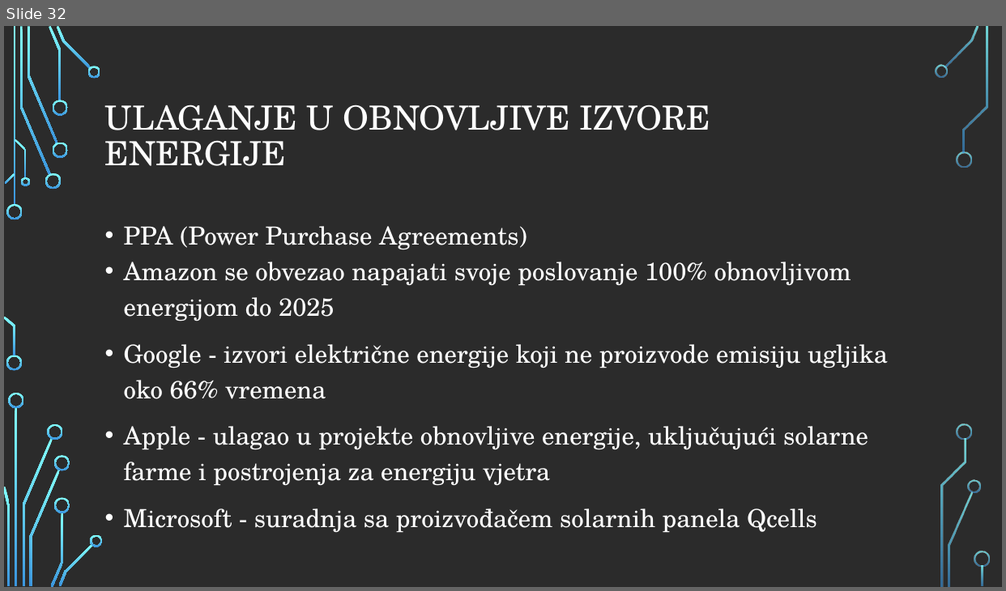
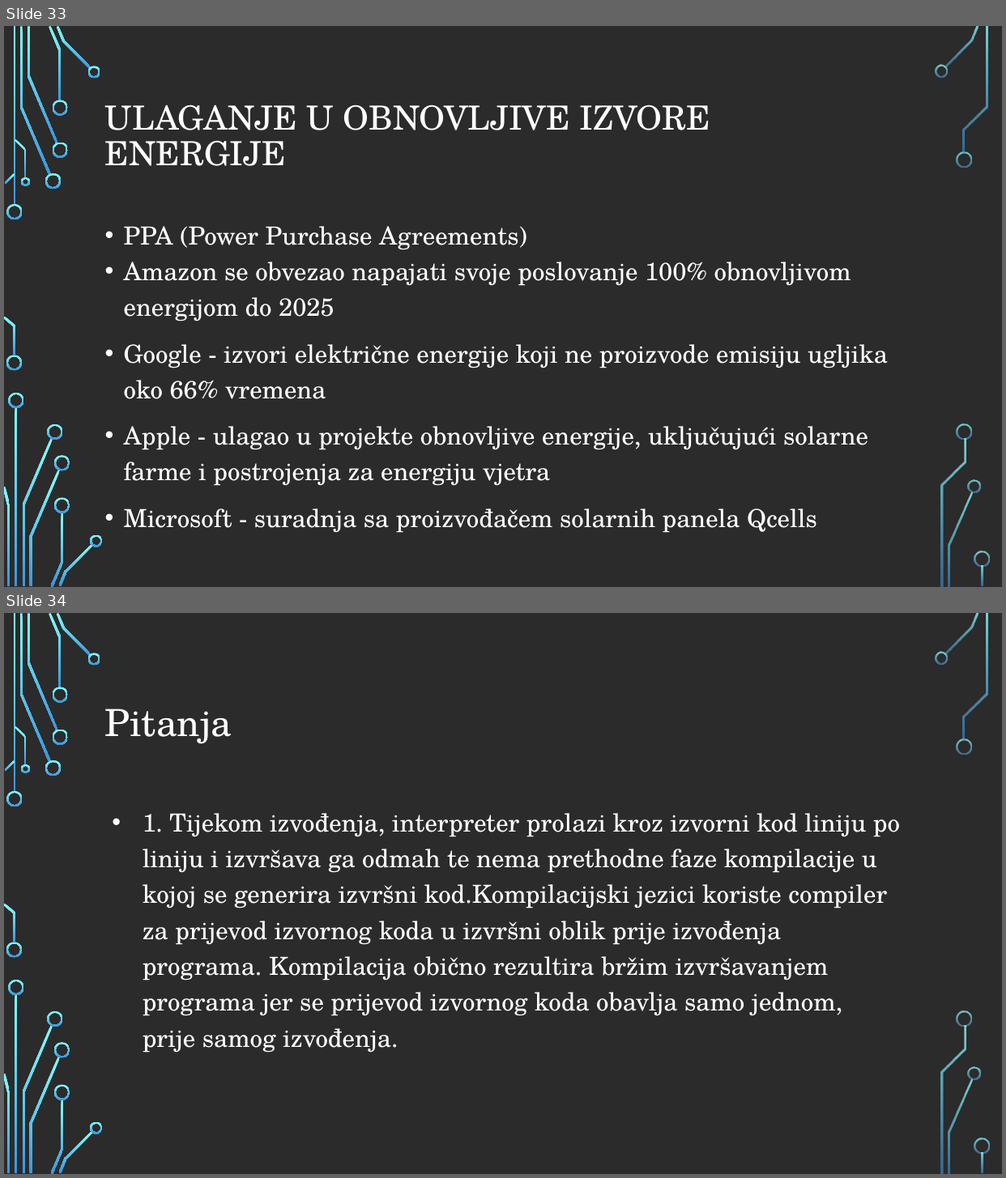
Before and after one commit to MatteoPlisic/Se, a slide deck: Green coding ppt (2).pptx. Shown one above the other, each under a label of ours: slide 32 before the commit, slides 33 and 34 after it. The pictures are 1006x591 and 1006x1178 pixels, drawn with LibreOffice and Linux fonts; fonts in the diff are those of the drawing; background and template pictures are left out; a plain dark background stands for a picture behind light text. Boxes give left, top, right and bottom in pixels: in the first picture for what was removed or moved away, otherwise in the second. Text is boxed around its words. In the diff, an @@ line names an element or a change of style, - is before the commit and + after.

```diff
--- a/Green coding ppt (2).pptx
+++ b/Green coding ppt (2).pptx
@@ slide 34 added at (4,613,1002,1174), background picture (left out); not listed: 36 template elements that a slide beside it also shows @@
@@ title added at (105,709,232,744), 36 pt, text #FFFFFF @@
+Pitanja
@@ text added at (143,813,900,1053), 24 pt, text #FFFFFF @@
+• 1. Tijekom izvođenja, interpreter prolazi kroz izvorni kod liniju po liniju i izvršava ga odmah te nema prethodne faze kompilacije u kojoj se generira izvršni kod.Kompilacijski jezici koriste compiler za prijevod izvornog koda u izvršni oblik prije izvođenja programa. Kompilacija obično rezultira bržim izvršavanjem programa jer se prijevod izvornog koda obavlja samo jednom, prije samog izvođenja.
@@ what was slide 32 is now slide 33 @@
```
Also in this commit, not shown: 4 slides changed, 5 other slides added.
